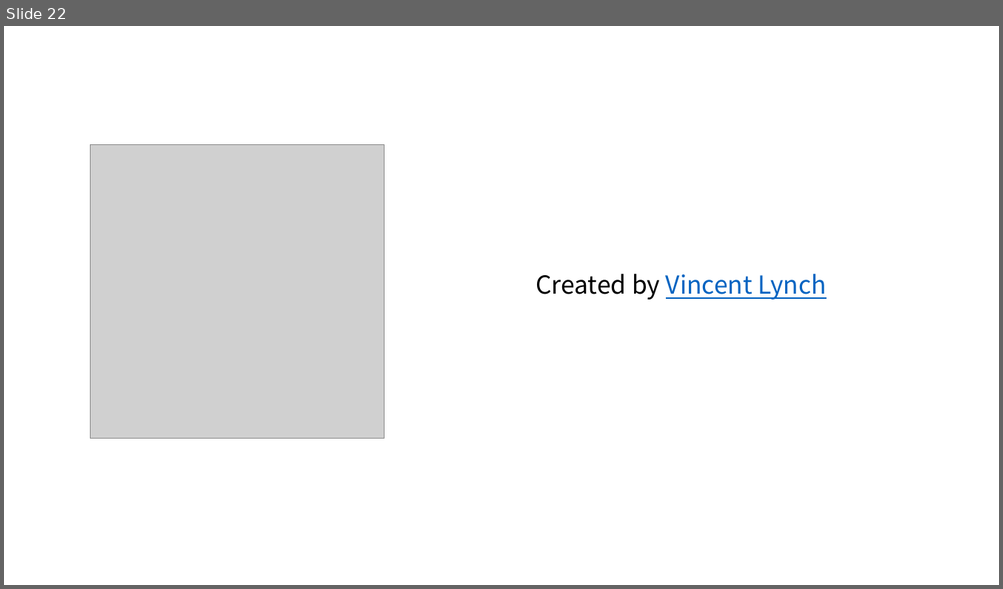
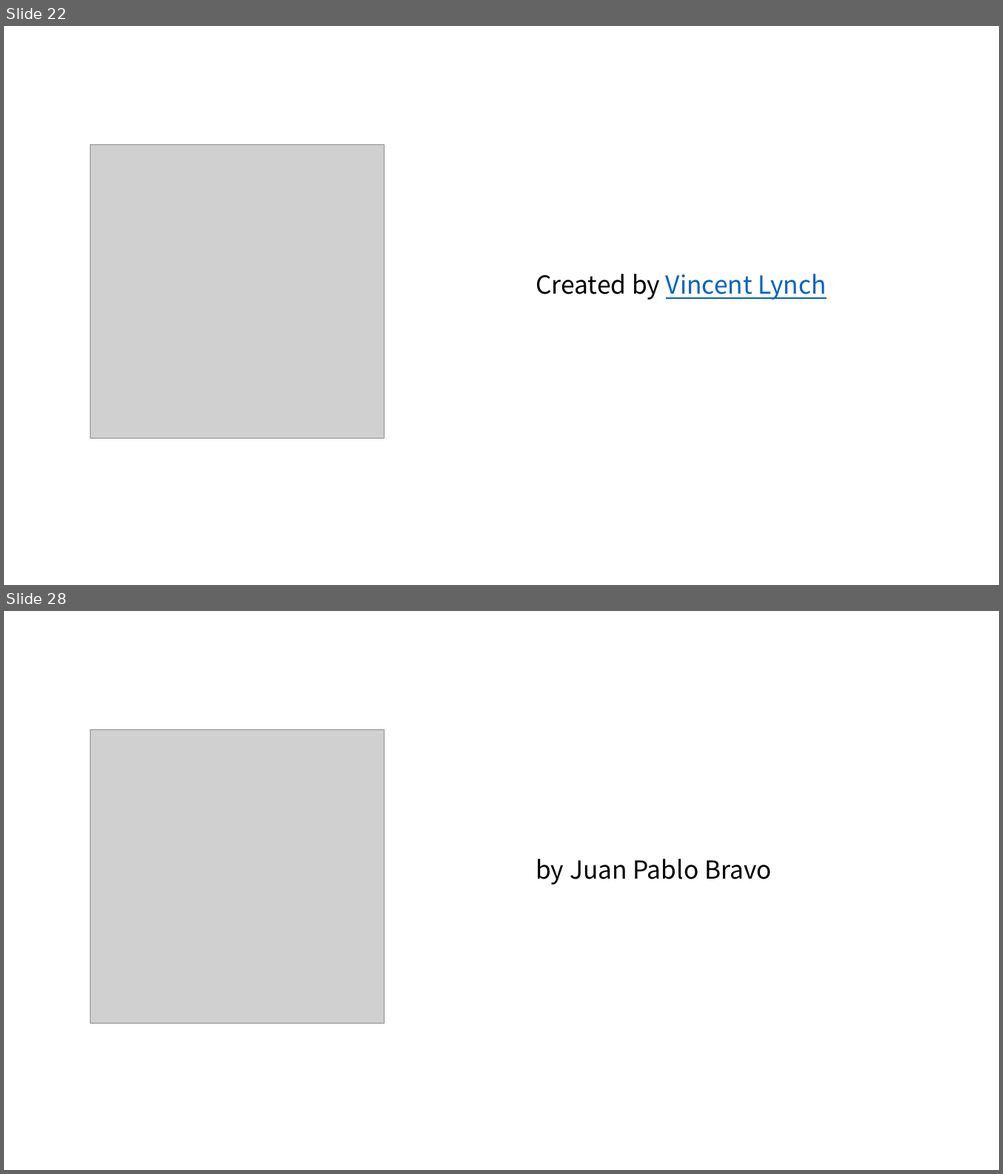
Before and after one commit to happydeveloper/data_structure, a slide deck: presentation/credit.pptx. Shown one above the other, each under a label of ours: slide 22 before the commit, slides 22 and 28 after it; the slides between them are not shown. The pictures are 1003x589 and 1003x1174 pixels, drawn with LibreOffice and Linux fonts; fonts in the diff are those of the drawing; grey boxes stand for pictures. Boxes give left, top, right and bottom in pixels: in the first picture for what was removed or moved away, otherwise in the second. Text is boxed around its words. In the diff, an @@ line names an element or a change of style, - is before the commit and + after.

```diff
--- a/presentation/credit.pptx
+++ b/presentation/credit.pptx
@@ slide 28 added at box(4, 611, 999, 1170), background #FFFFFF @@
@@ picture added at box(90, 729, 384, 1024) @@
@@ title added at box(535, 859, 771, 885), 24 pt, text #000000 @@
+by Juan Pablo Bravo
```
Also in this commit, not shown: 6 other slides added, 15 other files.
